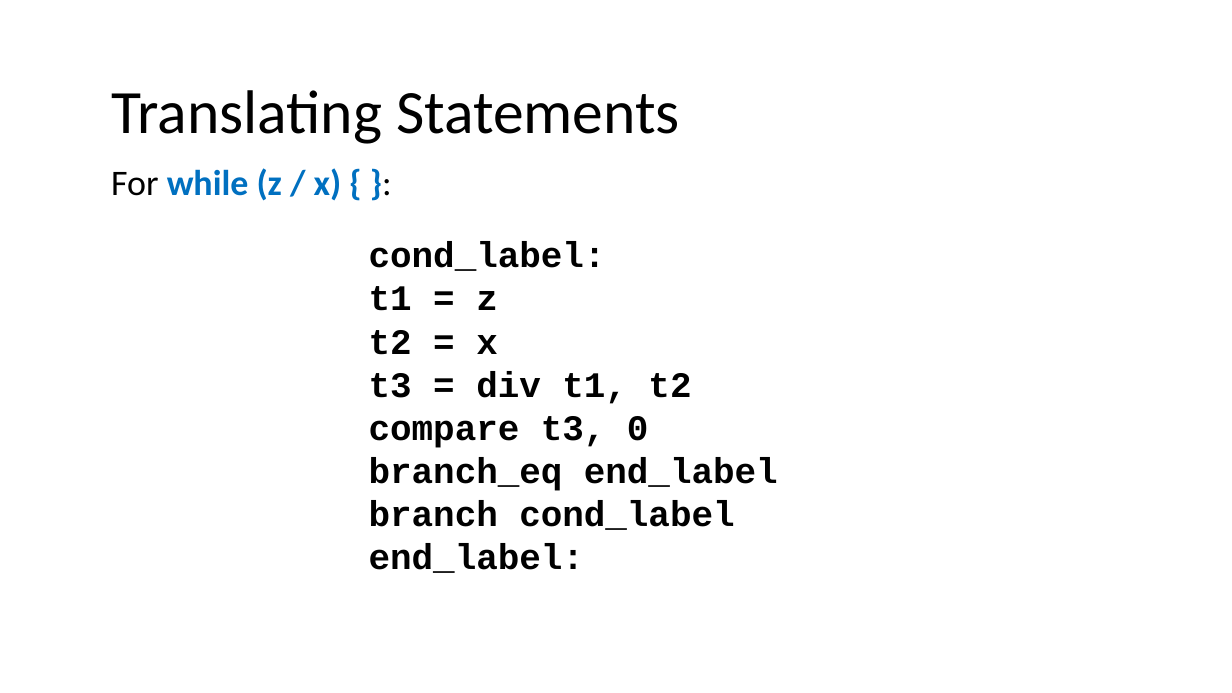
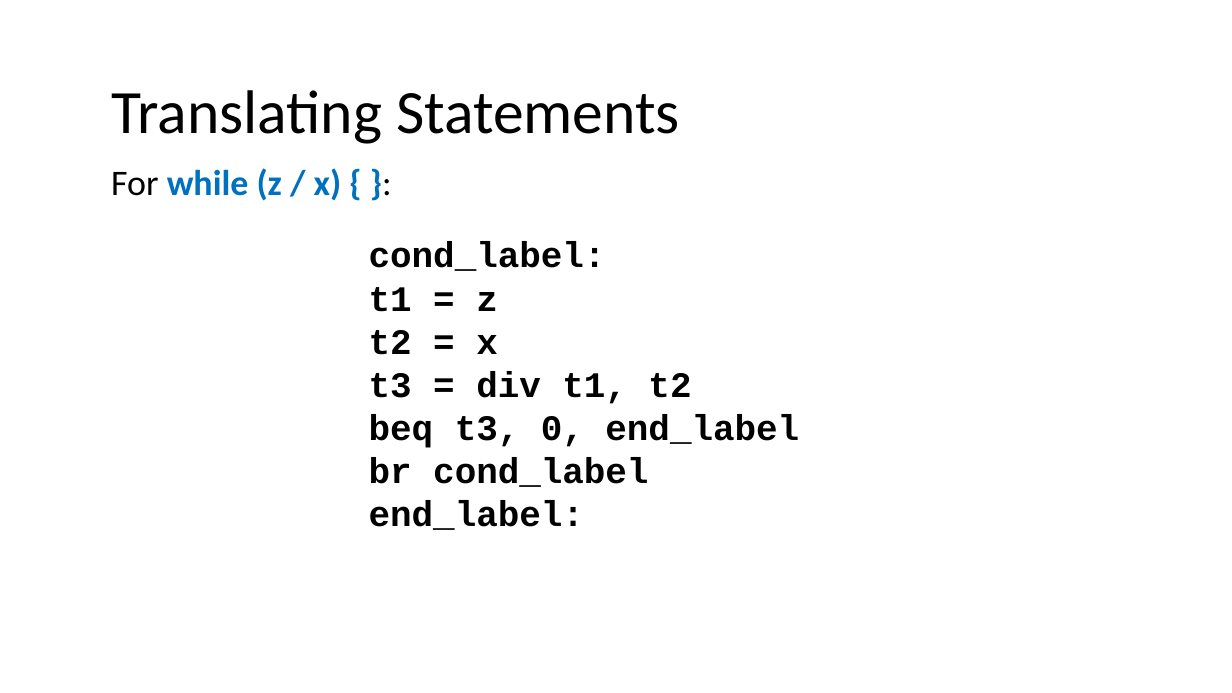
Before and after one commit to nivshani/compilation, a slide deck: slide 41 of slides/IR.pptx (slide 29 before the commit). Drawn at 1232x693 pixels with LibreOffice and Linux fonts; fonts in the diff are those of the drawing. Boxes give left, top, right and bottom in pixels: in the first picture for what was removed or moved away, otherwise in the second. Text is boxed around its words. In the diff, an @@ line names an element or a change of style, - is before the commit and + after.

```diff
--- a/slides/IR.pptx
+++ b/slides/IR.pptx
@@ text at (x1=369, y1=415, x2=799, y2=487): text changed @@
-compare t3, 0
-branch_eq end_label
-branch cond_label
+beq t3, 0, end_label
+br cond_label
```
Also in this commit, not shown: 33 other slides changed, 16 slides added, 2 slides removed, 1 other file.
